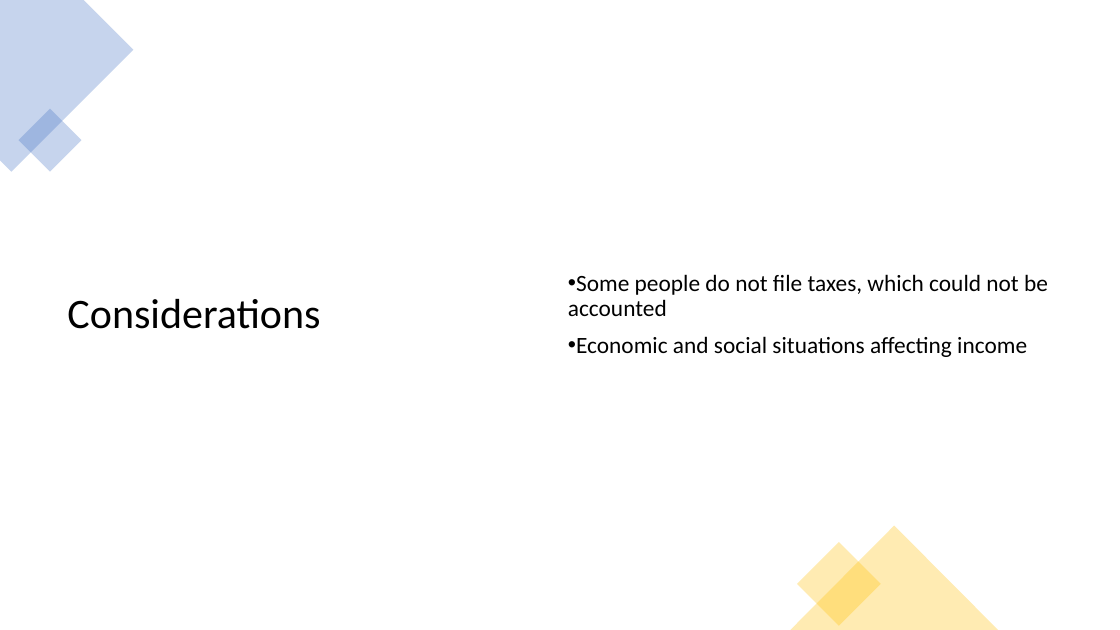
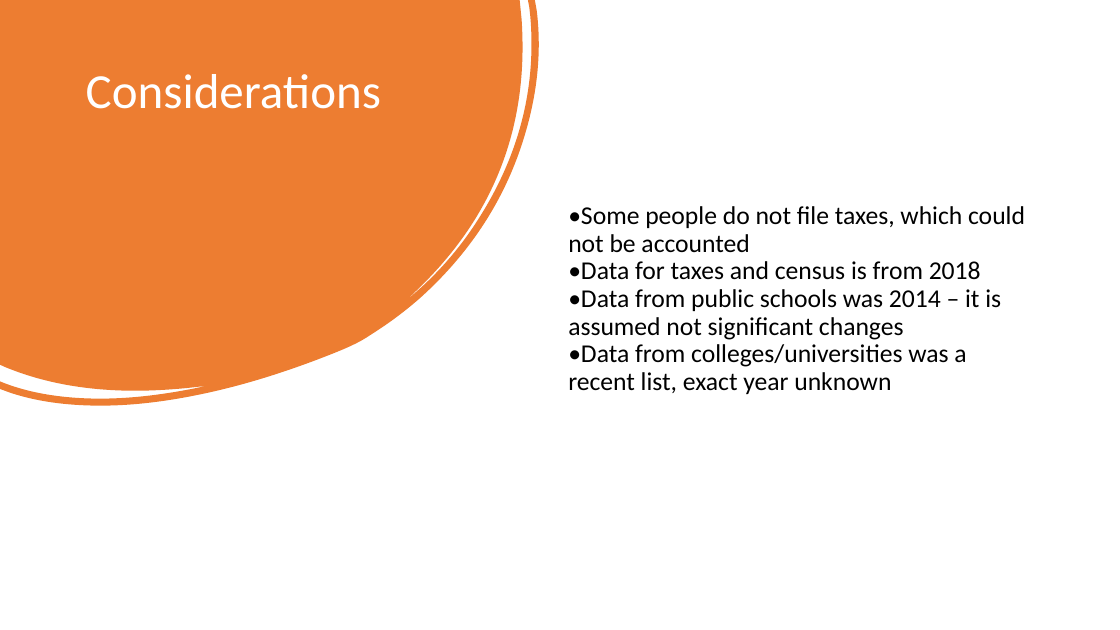
Before and after one commit to staceyj118/Education_and_Taxes, a slide deck: slide 3 of Education and Taxes.pptx. Drawn at 1120x630 pixels with LibreOffice and Linux fonts; fonts in the diff are those of the drawing. Boxes give left, top, right and bottom in pixels: in the first picture for what was removed or moved away, otherwise in the second. Text is boxed around its words. In the diff, an @@ line names an element or a change of style, - is before the commit and + after.

```diff
--- a/Education and Taxes.pptx
+++ b/Education and Taxes.pptx
@@ freeform shape removed at [0,0,134,172] @@
@@ freeform shape added at [0,0,639,517], fill #ED7D31 @@
@@ title "Considerations": place and size @@
-title "Considerations" at [67,299,320,329]
+title "Considerations" at [86,74,381,109]
@@ title "Considerations" at [86,74,381,109]: size 36 to 42 pt, text colour #000000 to #FFFFFF; vertical alignment middle to top @@
@@ rectangle removed at [19,108,81,171] @@
@@ text "•Some people do not file ..." at [568,206,1025,394]: vertical alignment middle to top @@
@@ text at [568,206,1025,394]: text changed; size 20 to 22 pt @@
-• Some people do not file taxes, which could not be accounted
-• Economic and social situations affecting income
+•Some people do not file taxes, which could not be accounted
+•Data for taxes and census is from 2018
+•Data from public schools was 2014 – it is assumed not significant changes
+•Data from colleges/universities was a recent list, exact year unknown
@@ triangle removed at [791,526,998,630] @@
@@ rectangle removed at [797,542,881,627] @@
```
Also in this commit, not shown: 1 other slide changed, 4 slides added, 4 other files.
